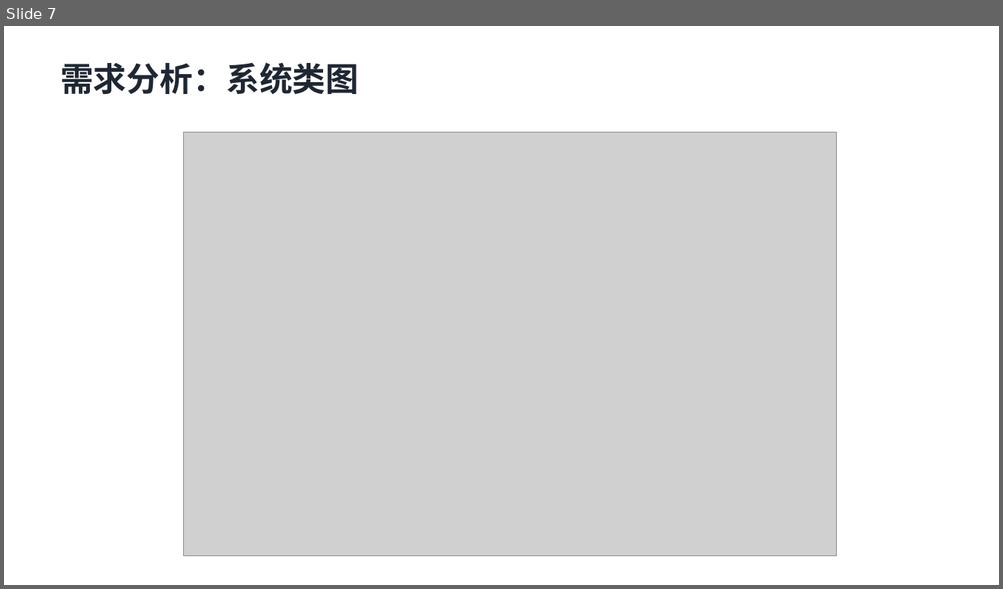
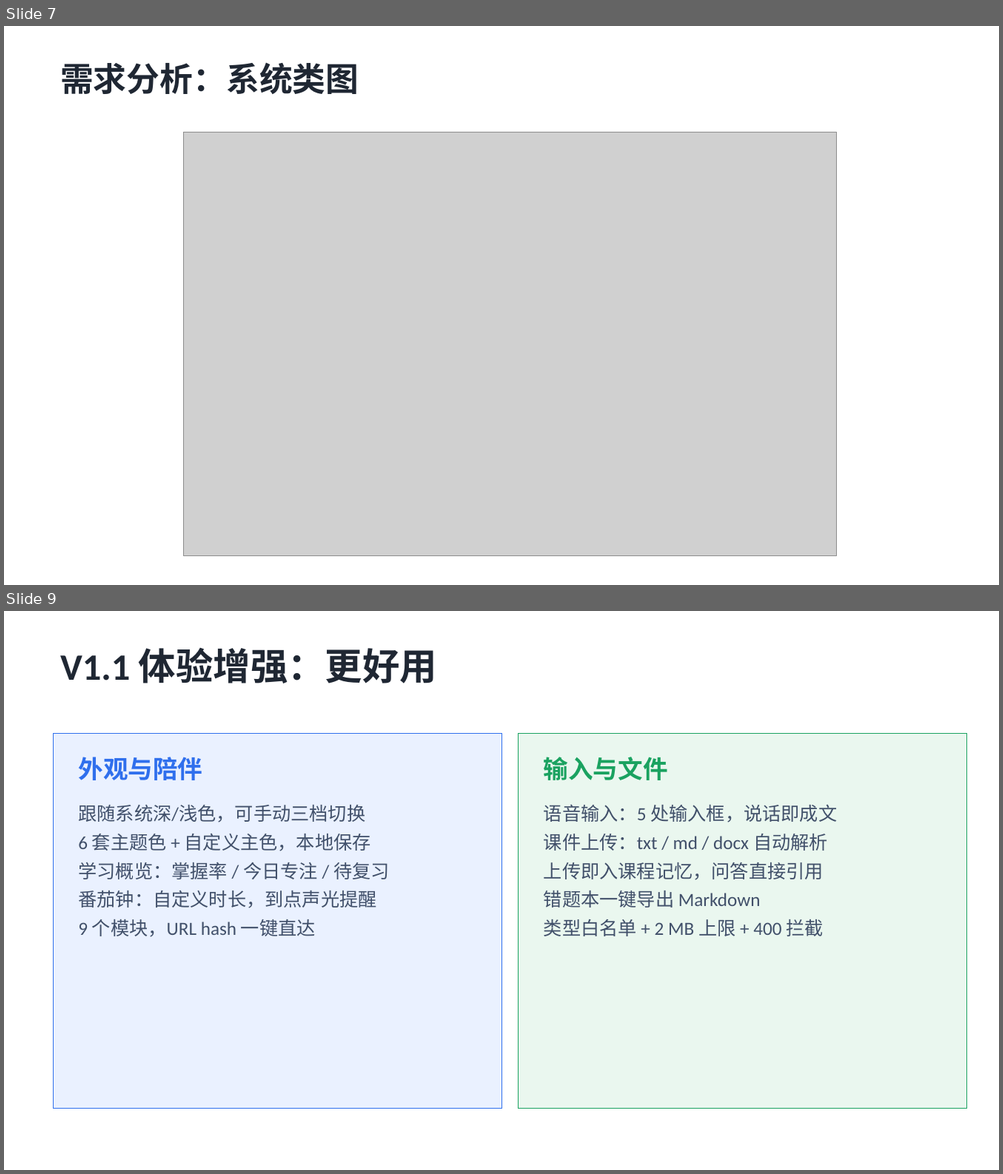
Before and after one commit to kecit33/ai-agent-study, a slide deck: docs/AI校园学习陪伴助手_答辩.pptx. Shown one above the other, each under a label of ours: slide 7 before the commit, slides 7 and 9 after it; the slides between them are not shown. The pictures are 1003x589 and 1003x1174 pixels, drawn with LibreOffice and Linux fonts; fonts in the diff are those of the drawing; grey boxes stand for pictures. Boxes give left, top, right and bottom in pixels: in the first picture for what was removed or moved away, otherwise in the second. Text is boxed around its words. In the diff, an @@ line names an element or a change of style, - is before the commit and + after.

```diff
--- a/docs/AI校园学习陪伴助手_答辩.pptx
+++ b/docs/AI校园学习陪伴助手_答辩.pptx
@@ slide 9 added at [4,611,999,1170], background #FFFFFF @@
@@ text added at [60,648,437,684], 36 pt, text #1F2733, bold @@
+V1.1 体验增强：更好用
@@ rectangle added at [54,733,502,1109], fill #EAF1FF, outline #2F6FED 0.75 pt @@
@@ rectangle added at [518,733,967,1109], fill #EAF7EF, outline #1AA260 0.75 pt @@
@@ text added at [78,757,202,780], 24 pt, text #2F6FED, bold @@
+外观与陪伴
@@ text added at [543,757,668,780], 24 pt, text #1AA260, bold @@
+输入与文件
@@ text added at [78,805,390,937], 18 pt, text #41506A @@
+跟随系统深/浅色，可手动三档切换
+6 套主题色 + 自定义主色，本地保存
+学习概览：掌握率 / 今日专注 / 待复习
+番茄钟：自定义时长，到点声光提醒
+9 个模块，URL hash 一键直达
@@ text added at [543,804,836,937], 18 pt, text #41506A @@
+语音输入：5 处输入框，说话即成文
+课件上传：txt / md / docx 自动解析
+上传即入课程记忆，问答直接引用
+错题本一键导出 Markdown
+类型白名单 + 2 MB 上限 + 400 拦截
```
Also in this commit, not shown: 3 slides changed, 1 other slide added, 3 other files.
